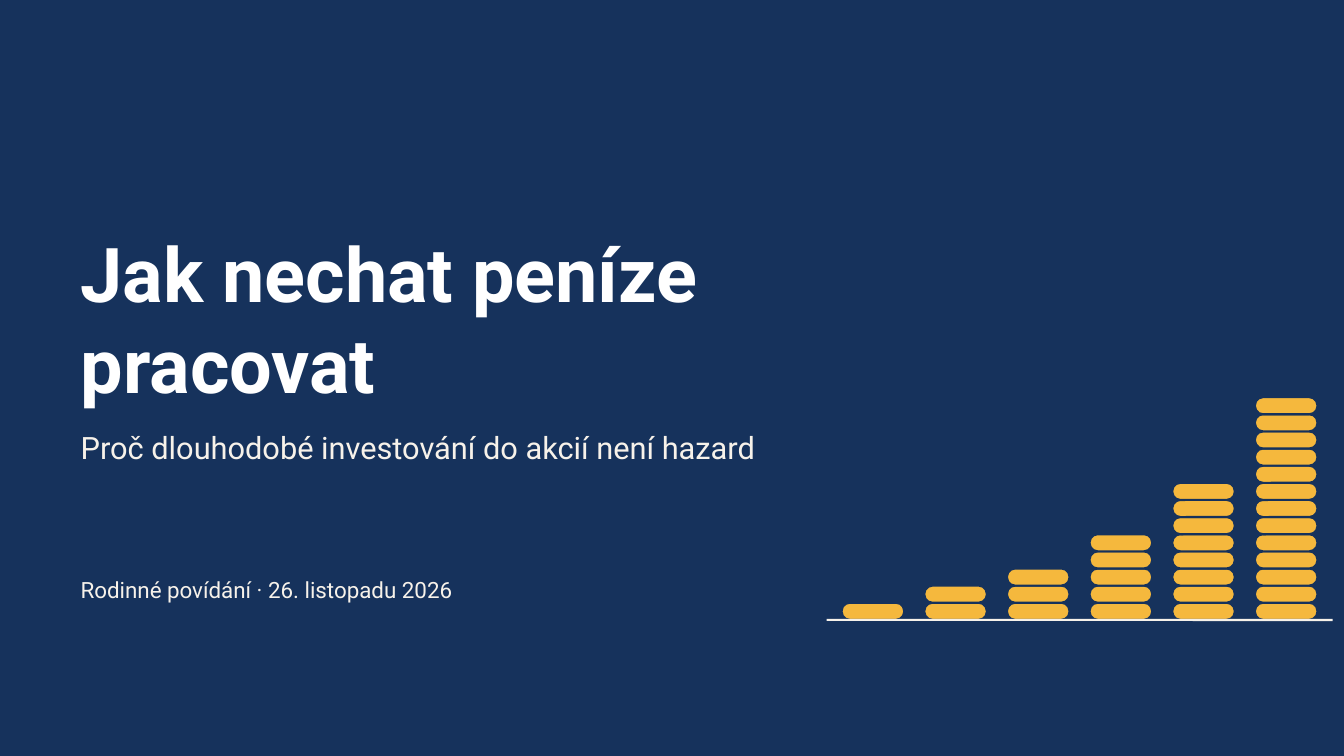
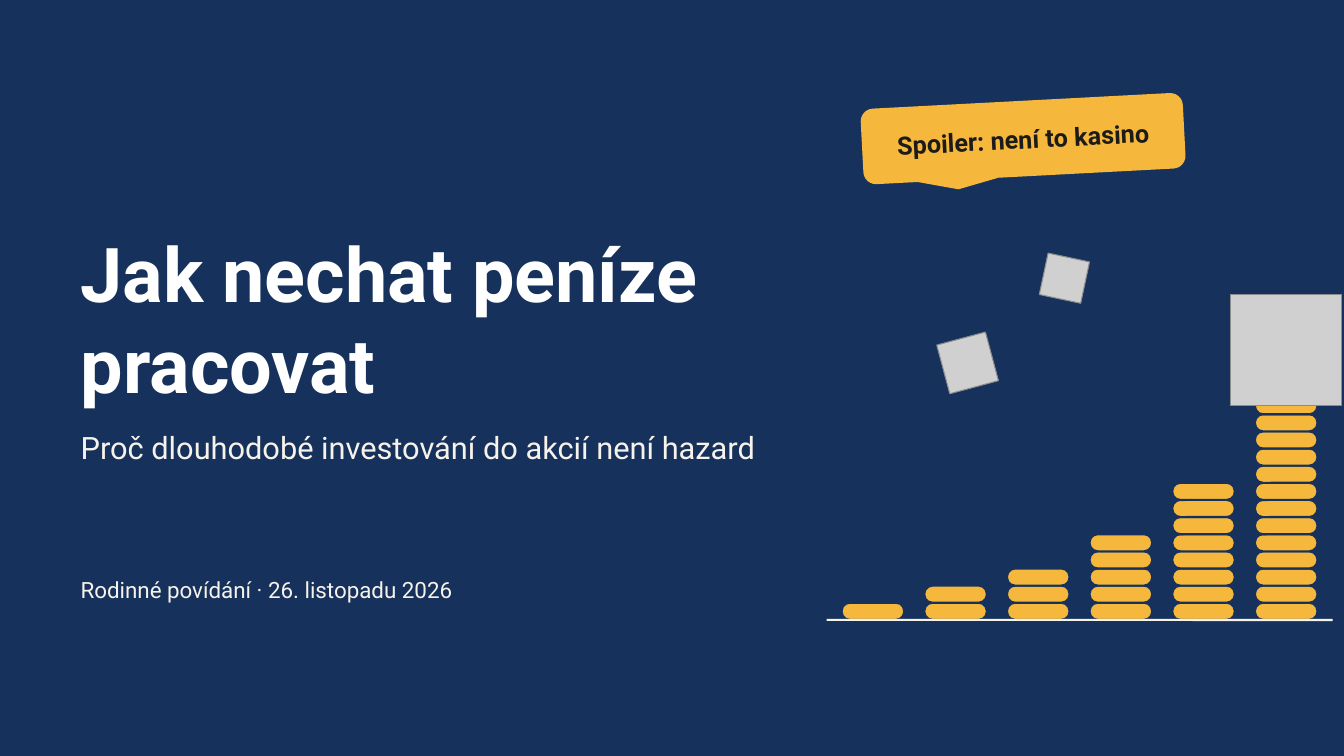
Before and after one commit to TomasMichal/kalkulacky, a slide deck: slide 1 of prezentace/jak-nechat-penize-pracovat.pptx. Drawn at 1344x756 pixels with LibreOffice and Linux fonts; fonts in the diff are those of the drawing; grey boxes stand for pictures. Boxes give left, top, right and bottom in pixels: in the first picture for what was removed or moved away, otherwise in the second. Text is boxed around its words. In the diff, an @@ line names an element or a change of style, - is before the commit and + after.

```diff
--- a/prezentace/jak-nechat-penize-pracovat.pptx
+++ b/prezentace/jak-nechat-penize-pracovat.pptx
@@ rounded speech box added at [860, 92, 1186, 185], fill #F5B83D, 18 pt, text #1D1B18, bold @@
+Spoiler: není to kasino
@@ picture added at [1040, 253, 1090, 303] @@
@@ picture added at [1231, 294, 1342, 405] @@
@@ picture added at [937, 332, 999, 394] @@
```
Also in this commit, not shown: 2 other slides changed, 26 other files.
